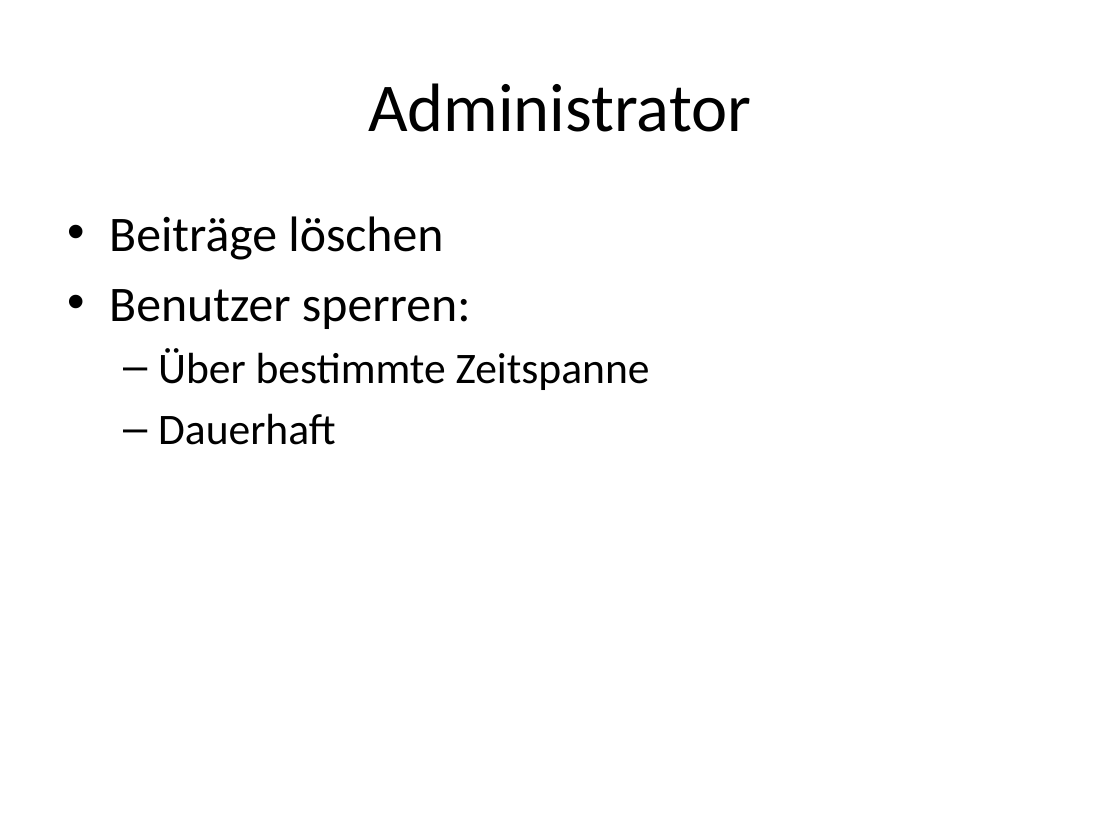
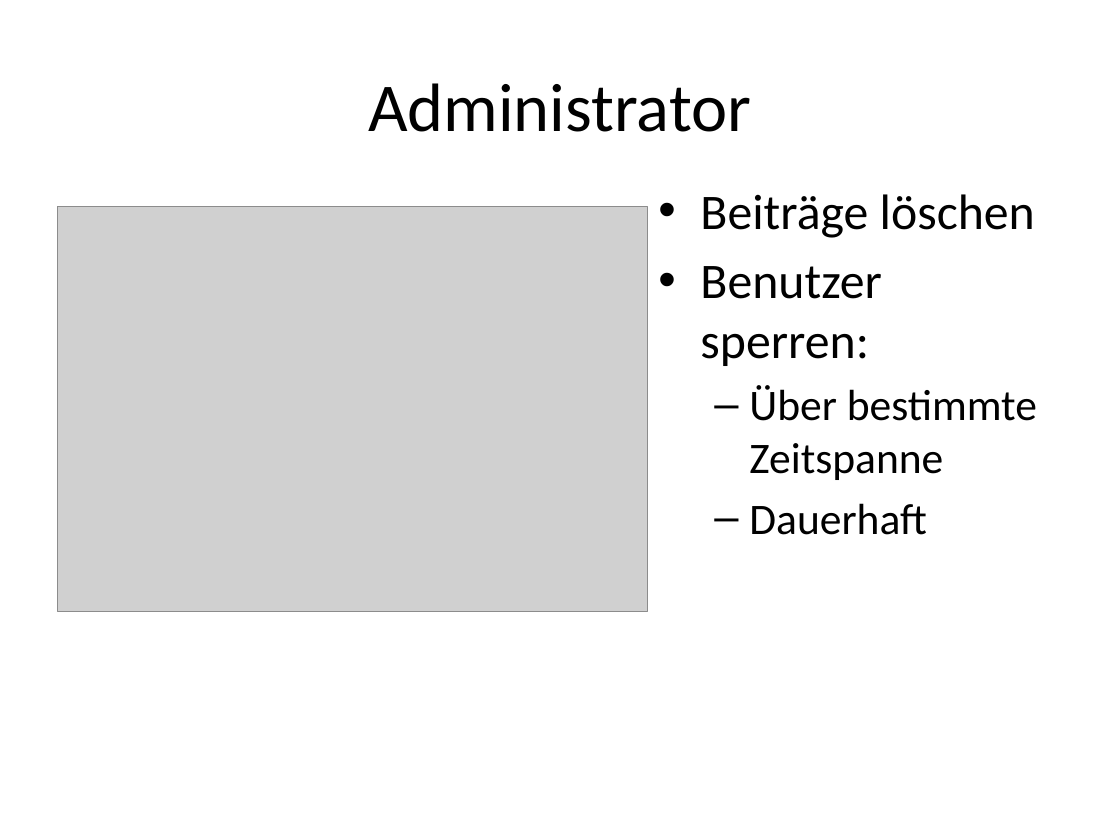
Before and after one commit to Misurecp94/SWE_SocialNetwork, a slide deck: slide 8 of Präsentationen/SocialNetwork_BlueCouch_Präsentation_v0.9.pptx (slide 6 before the commit). Drawn at 1120x840 pixels with LibreOffice and Linux fonts; fonts in the diff are those of the drawing; grey boxes stand for pictures. Boxes give left, top, right and bottom in pixels: in the first picture for what was removed or moved away, otherwise in the second. Text is boxed around its words. In the diff, an @@ line names an element or a change of style, - is before the commit and + after.

```diff
--- a/Präsentationen/SocialNetwork_BlueCouch_Präsentation_v0.9.pptx
+++ b/Präsentationen/SocialNetwork_BlueCouch_Präsentation_v0.9.pptx
@@ text "Beiträge löschen" rewrapped from [109,216,650,445] to [700,194,1037,535] @@
@@ picture added at [58,206,647,612] @@
```
Also in this commit, not shown: 6 other slides changed, 2 slides added.
